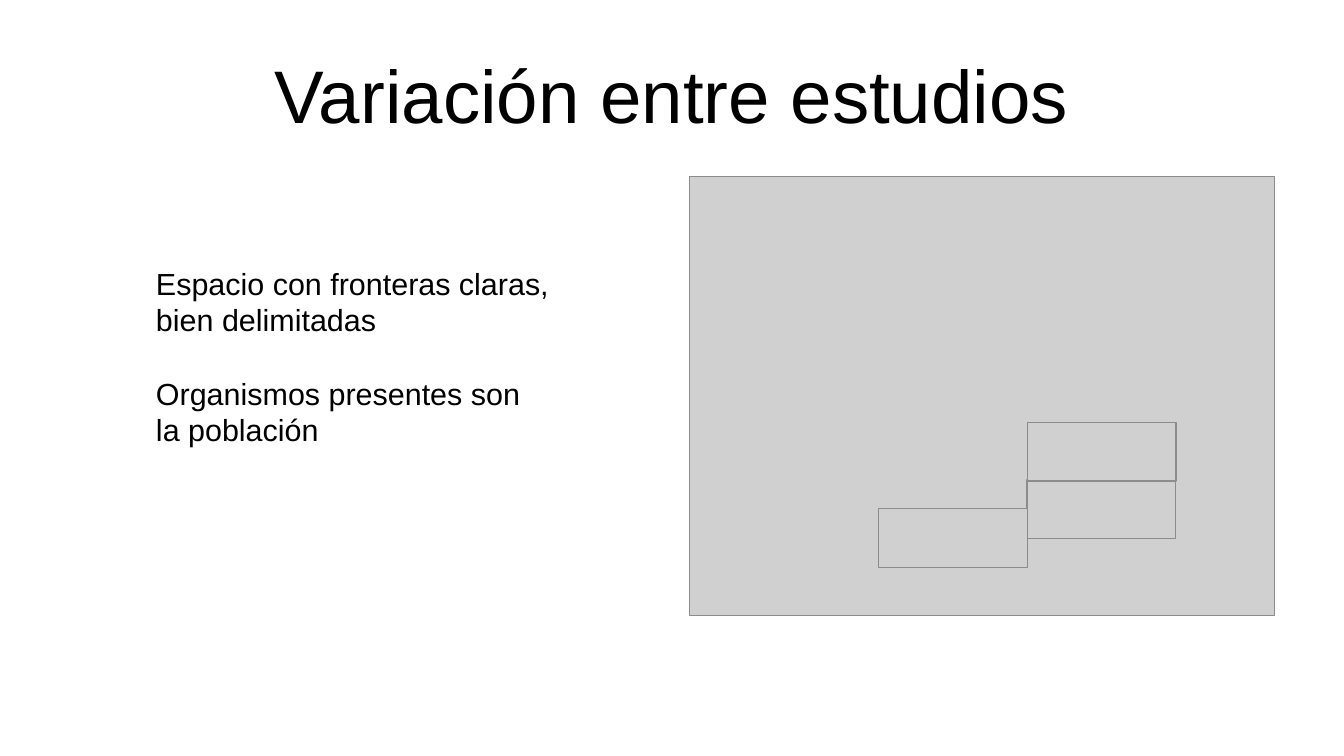
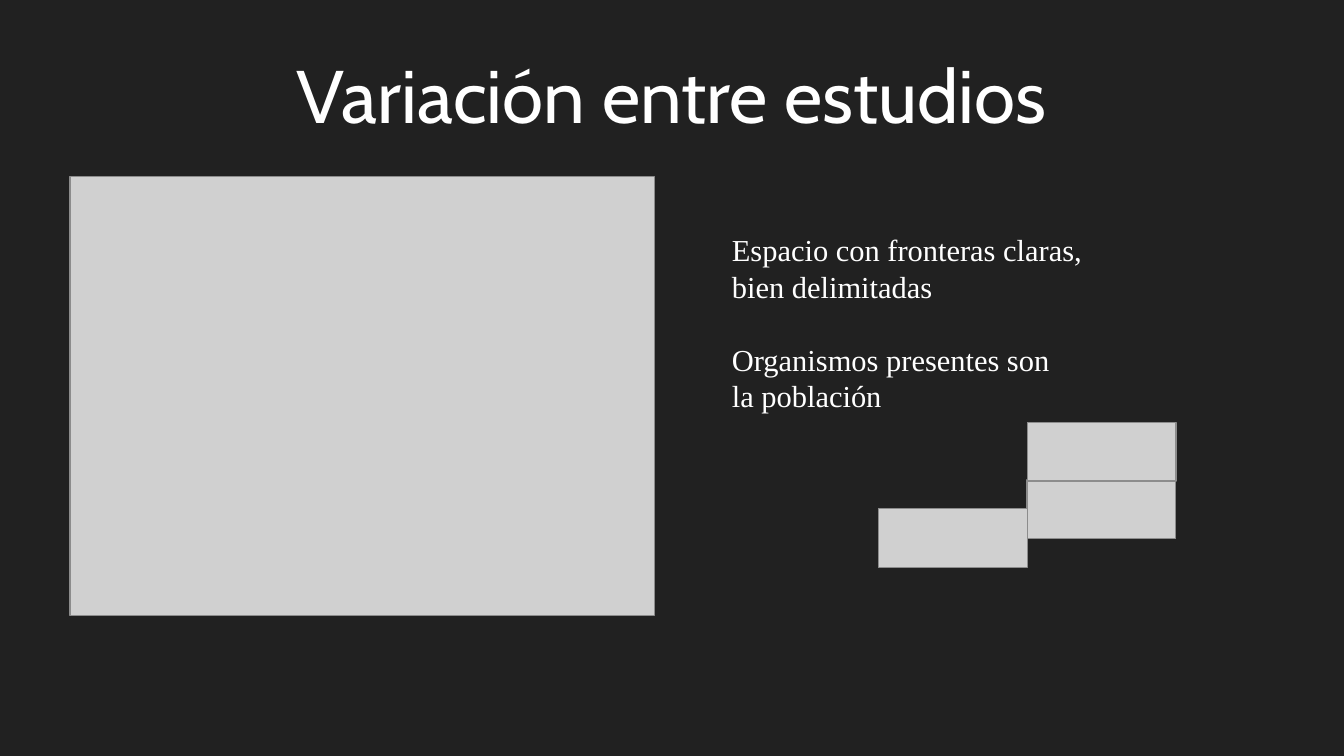
Before and after one commit to gerardommc/Ecologia-poblaciones, a slide deck: slide 13 of Unidad-1/Poblacion.odp (slide 9 before the commit). Drawn at 1344x756 pixels with LibreOffice and Linux fonts; fonts in the diff are those of the drawing; grey boxes stand for pictures. Boxes give left, top, right and bottom in pixels: in the first picture for what was removed or moved away, otherwise in the second. Text is boxed around its words. In the diff, an @@ line names an element or a change of style, - is before the commit and + after.

```diff
--- a/Unidad-1/Poblacion.odp
+++ b/Unidad-1/Poblacion.odp
@@ background #FFFFFF to #212121 @@
@@ title "Variación entre estudios" at (297,67,1046,124): font Arial to Cabin, text colour #000000 to #FFFFFF @@
@@ picture: place and size @@
-picture at (690,177,1274,616)
+picture at (70,177,654,616)
@@ text "Espacio con fronteras claras,": place and size @@
-text "Espacio con fronteras claras," at (156,273,549,447)
+text "Espacio con fronteras claras," at (732,239,1082,414)
@@ text "Espacio con fronteras claras," at (732,239,1082,414): font Arial to Times New Roman, text colour #000000 to #FFFFFF @@
```
Also in this commit, not shown: 14 other slides changed, 4 slides added, 1 other file.
